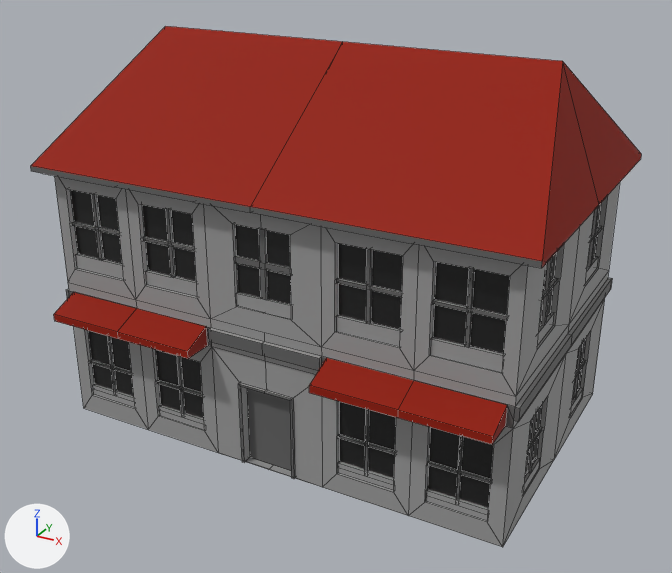
The Blender file Pertempuran Surabaya/Assets/Shape/Building/Rumah 6.blend as it was, and as the next commit left it.
Camera for both pictures: a camera (50 mm lens) standing at (14.2, -26.3, 17.7) and looking at (0.2, -0.9, 5.0). Lighting does not change. The marker at lower left points along +X, +Y and +Z. Mesh edges are drawn as thin lines.
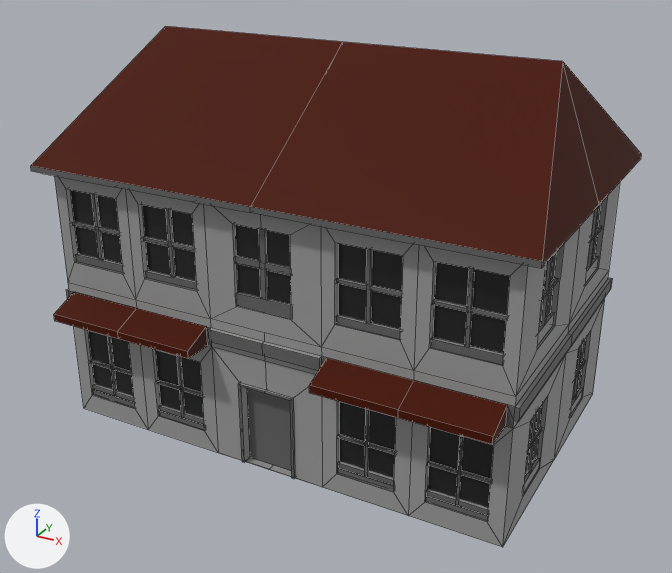
Pixel boxes [x1, y1, x2, y2] of what changed, in the pictures (672 x 573 px):
'Cube', recoloured: [31, 26, 641, 524] in both

Edits to the bpy script that builds the scene:
```text
Change mat_atap:
    mat_atap.base_color: (0.303, 0.0182, 0.00848) -> (0.0732, 0.0106, 0.0039)  # red #962517 -> brown #4c1a0d
```
